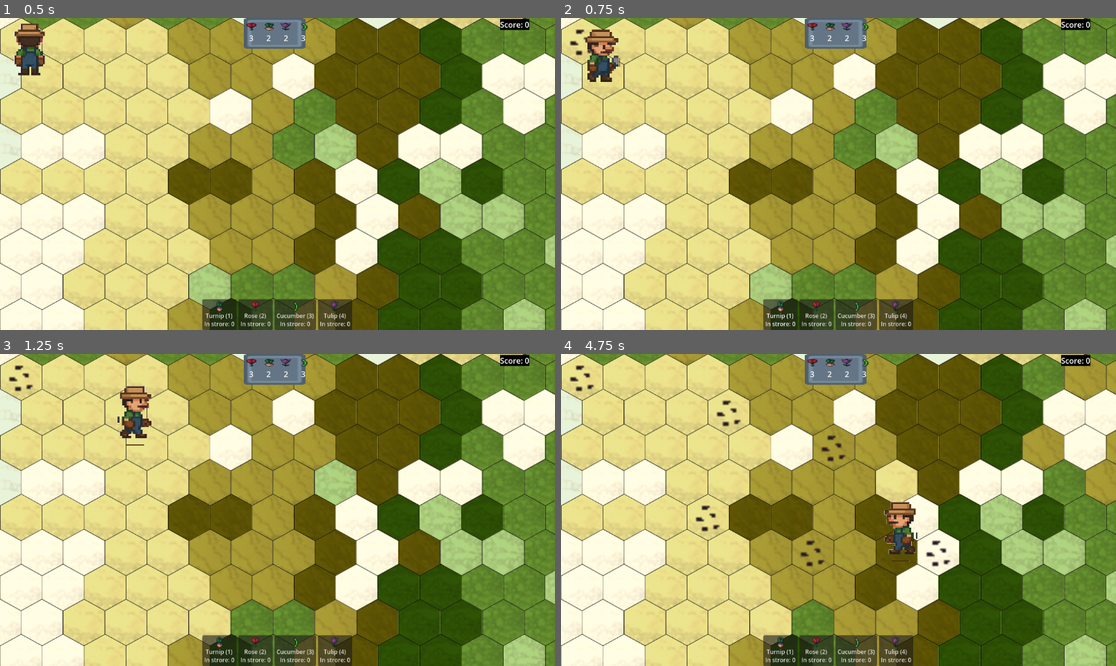
Above: before the commit, frames 1-4 (two rows, left to right).
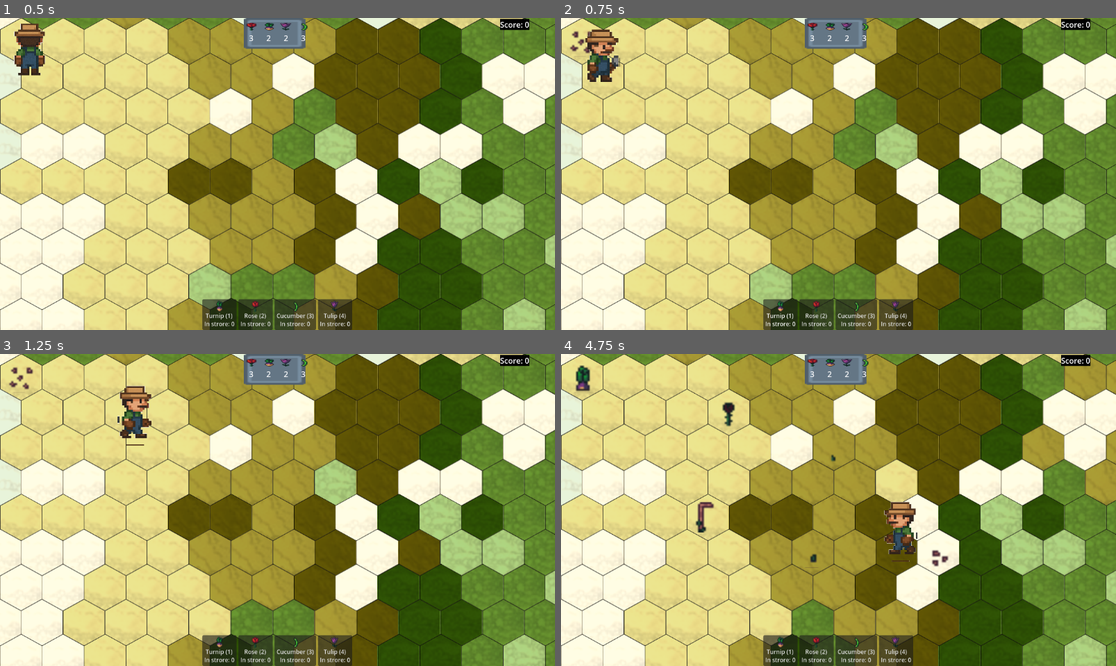
Above: after the commit, the same moments.

Repository: BlueDespero/slavicgamejam2025
Game: Godot game, scene res://main.tscn
The game is run twice, just before and just after one commit, with the same random seed, the same clock (stepped at 60 frames per second) and the same inputs.
Inputs (mouse positions are in pixels of both pictures, inside the frame that each line leads up to):
- Up to frame 1 (0.5 s): no input
- Up to frame 2 (0.75 s): tap Enter at 0.5 s; move the mouse to (960, 158) at 0.52 s; tap 1 at 0.6 s; click (960, 158) at 0.67 s
- Up to frame 3 (1.25 s): no input
- Up to frame 4 (4.75 s): move the mouse to (727, 525) at 1.27 s; tap one key every 0.75 s from 1.35 s: 2 3 4 1 2; click (727, 525) at 1.42 s; move the mouse to (894, 441) at 2.02 s; click (894, 441) at 2.17 s; move the mouse to (810, 572) at 2.77 s; click (810, 572) at 2.92 s; move the mouse to (1005, 556) at 3.52 s; click (1005, 556) at 3.67 s; move the mouse to (672, 463) at 4.27 s; click (672, 463) at 4.42 s

Frame 1 is identical in both runs. In frame 2, 0.2% of the frame differs, in the area x 1-6%, y 3-13%; in frame 3, 0.2%; in frame 4, 1.0%, in the area x 1-71%, y 3-69%.

Commit message:
Plants animations

Diff:
--- a/map/map.gd
+++ b/map/map.gd
@@ -13,5 +13,7 @@
 func _on_plant_selected(plant_cls):
 	var curr_tile = tile_map.local_to_map(player.position)
 	var curr_position = tile_map.map_to_local(curr_tile)
-	var plant = plant_cls.new().create_scene(curr_position)
+	var plant_inst = plant_cls.new()
+	plant_inst._ready()
+	var plant = plant_inst.create_scene(curr_position)
 	add_child(plant)
--- a/plants/Rose/RoseScene.tscn
+++ b/plants/Rose/RoseScene.tscn
@@ -58,4 +58,5 @@
 script = ExtResource("1_86kvf")
 
 [node name="AnimatedSprite2D" type="AnimatedSprite2D" parent="."]
+scale = Vector2(4, 4)
 sprite_frames = SubResource("SpriteFrames_0ucgp")
--- a/plants/Tulip/TulipScene.tscn
+++ b/plants/Tulip/TulipScene.tscn
@@ -58,4 +58,5 @@
 script = ExtResource("1_15avi")
 
 [node name="AnimatedSprite2D" type="AnimatedSprite2D" parent="."]
+scale = Vector2(4, 4)
 sprite_frames = SubResource("SpriteFrames_gd1tv")
--- a/plants/Turnip/TurnipScene.tscn
+++ b/plants/Turnip/TurnipScene.tscn
@@ -58,4 +58,5 @@
 script = ExtResource("1_e7we2")
 
 [node name="AnimatedSprite2D" type="AnimatedSprite2D" parent="."]
+scale = Vector2(4, 4)
 sprite_frames = SubResource("SpriteFrames_obfkb")
--- a/plants/base_plant.gd
+++ b/plants/base_plant.gd
@@ -8,6 +8,8 @@
 @export var scene = preload("res://plants/plant.tscn")
 # Node reference
 @onready var animated_sprite: AnimatedSprite2D = $AnimatedSprite2D
+var last_update: float = 0.0
+var update_interval: float = 1.0
 
 func _ready():
 	update_sprite()
@@ -16,6 +18,13 @@
 	var plant = scene.instantiate()
 	plant.position = pos
 	return plant
+
+func _process(delta: float) -> void:
+	# Update the terrain periodically
+	last_update += delta
+	if last_update >= update_interval:
+		last_update = 0.0
+		grow()
 
 func grow():
 	"""Grow to the next stage"""
